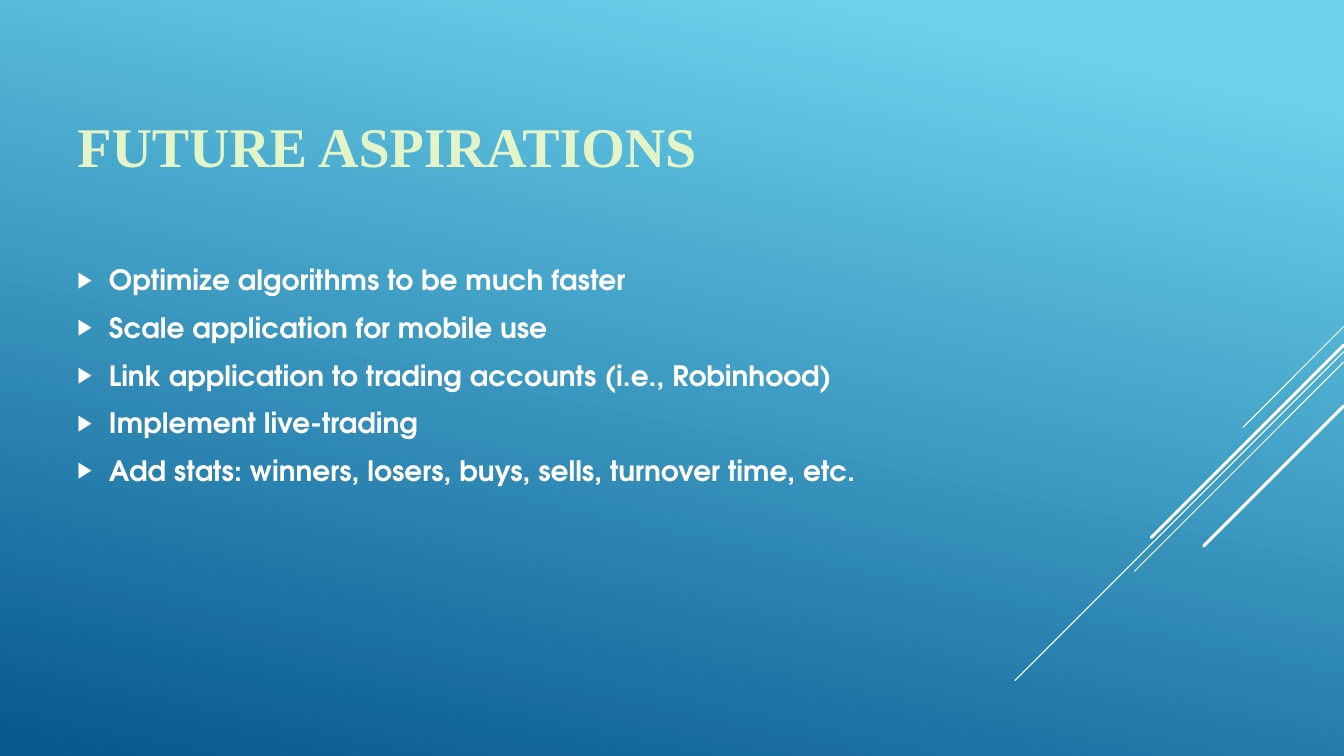
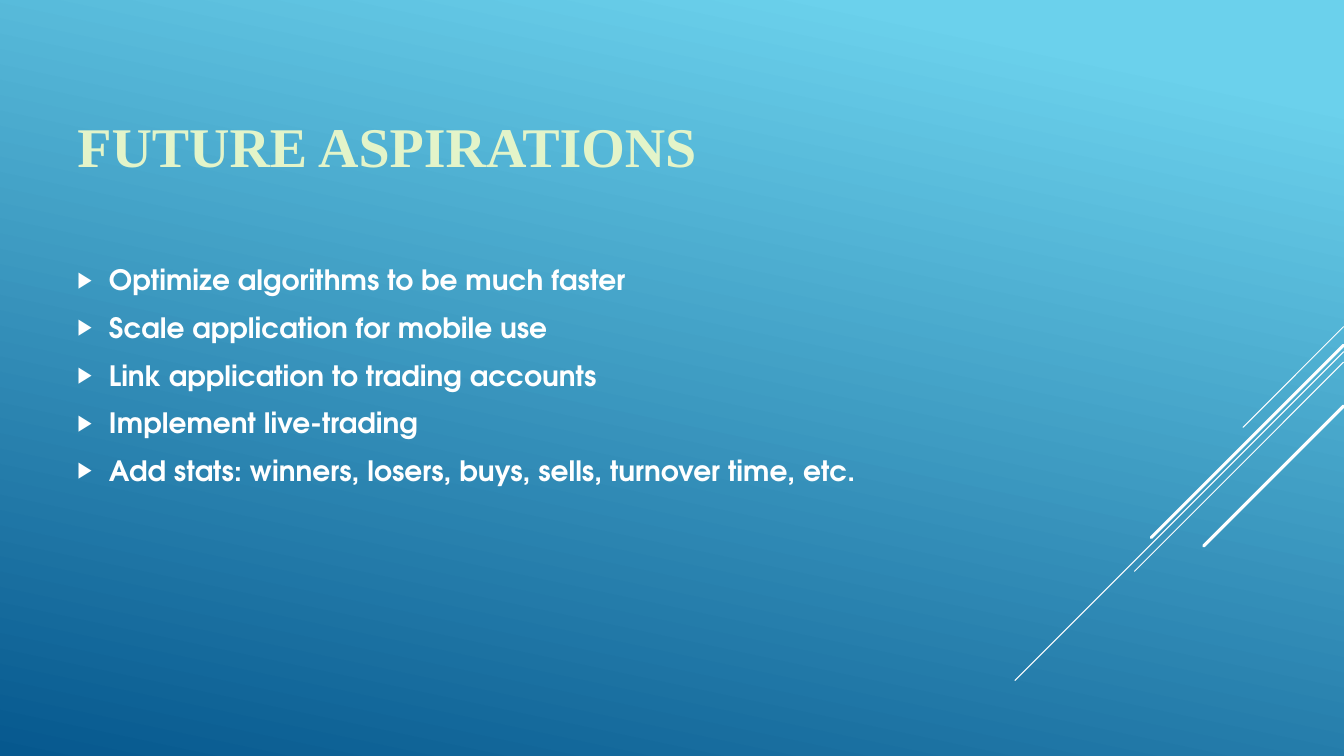
Before and after one commit to shaunc44/custom-trading-algorithms, a slide deck: slide 8 of FinalPresentation.pptx. Drawn at 1344x756 pixels with LibreOffice and Linux fonts; fonts in the diff are those of the drawing. Boxes give left, top, right and bottom in pixels: in the first picture for what was removed or moved away, otherwise in the second. Text is boxed around its words. In the diff, an @@ line names an element or a change of style, - is before the commit and + after.

Commit message:
final presentation

```diff
--- a/FinalPresentation.pptx
+++ b/FinalPresentation.pptx
@@ text at (109, 364, 597, 392): text changed @@
-▶ Link application to trading accounts (i.e., Robinhood)
+▶ Link application to trading accounts
```
Also in this commit, not shown: 2 other slides changed.
